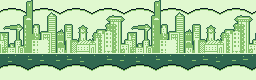
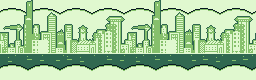
Layers edited between the first and the second 256px x 80px image:
painted on "Water" over [27, 55, 192, 60]
painted on "City" over [23, 15, 242, 53]
